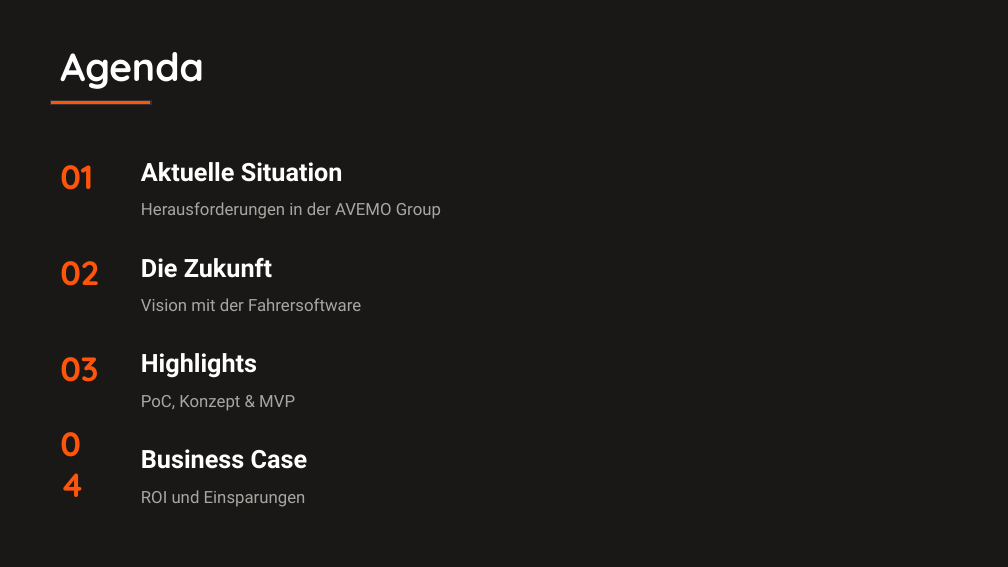
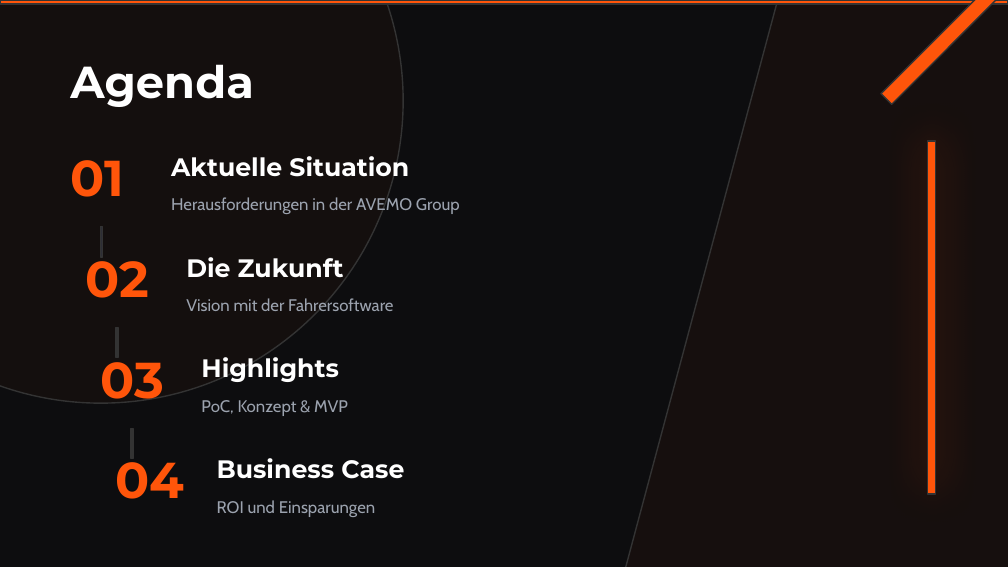
Before and after one commit to 0verhead/fahrerplanung-presentation, a slide deck: slide 2 of output/fahrersoftware-magnum-opus.pptx. Drawn at 1008x567 pixels with LibreOffice and Linux fonts; fonts in the diff are those of the drawing. Boxes give left, top, right and bottom in pixels: in the first picture for what was removed or moved away, otherwise in the second. Text is boxed around its words. In the diff, an @@ line names an element or a change of style, - is before the commit and + after.

```diff
--- a/output/fahrersoftware-magnum-opus.pptx
+++ b/output/fahrersoftware-magnum-opus.pptx
@@ background #1A1816 to #0D0D0F @@
@@ ellipse added at (0, 0, 403, 403), fill #FF550A at 3% opacity, outline #333333 1 pt @@
@@ rectangle added at (0, 0, 1008, 4), fill #FF550A, outline #333333 1 pt @@
@@ rectangle added at (610, 0, 1008, 567), fill #FF550A at 4% opacity, outline #333333 1 pt @@
@@ rectangle added at (881, 0, 1008, 104), fill #FF550A, outline #333333 1 pt @@
@@ text "Agenda": place and size @@
-text "Agenda" at (60, 52, 204, 89)
+text "Agenda" at (70, 64, 254, 107)
@@ text "Agenda" at (70, 64, 254, 107): size 28 to 32 pt, font Quicksand to Montserrat @@
@@ rectangle removed at (50, 101, 151, 105) @@
@@ text "01": place and size @@
-text "01" at (60, 165, 93, 190)
+text "01" at (70, 160, 124, 197)
@@ text "Aktuelle Situation": place and size @@
-text "Aktuelle Situation" at (141, 162, 343, 182)
+text "Aktuelle Situation" at (171, 156, 409, 177)
@@ rectangle added at (927, 141, 935, 494), fill #FF550A, outline #333333 1 pt @@
@@ text "Herausforderungen in der AVEMO Group": place and size @@
-text "Herausforderungen in der AVEMO Group" at (141, 202, 441, 219)
+text "Herausforderungen in der AVEMO Group" at (171, 197, 460, 214)
@@ rectangle added at (101, 227, 103, 257), fill #2D2D35, outline #333333 1 pt @@
@@ text "02": place and size @@
-text "02" at (60, 261, 99, 286)
+text "02" at (85, 261, 149, 298)
@@ text "Die Zukunft": place and size @@
-text "Die Zukunft" at (141, 258, 272, 278)
+text "Die Zukunft" at (186, 257, 344, 278)
@@ text "Vision mit der Fahrersoftware": place and size @@
-text "Vision mit der Fahrersoftware" at (141, 298, 361, 311)
+text "Vision mit der Fahrersoftware" at (186, 298, 393, 311)
@@ rectangle added at (116, 328, 118, 358), fill #2D2D35, outline #333333 1 pt @@
@@ text "03": place and size @@
-text "03" at (60, 357, 98, 382)
+text "03" at (101, 362, 165, 399)
@@ text "Highlights": place and size @@
-text "Highlights" at (141, 353, 257, 378)
+text "Highlights" at (201, 357, 339, 382)
@@ text "PoC, Konzept & MVP": place and size @@
-text "PoC, Konzept & MVP" at (141, 395, 295, 411)
+text "PoC, Konzept & MVP" at (201, 400, 348, 416)
@@ size 24 to 36 pt, font Quicksand to Montserrat in 4 elements at (70, 160, 124, 197), (85, 261, 149, 298), (101, 362, 165, 399), (116, 462, 185, 499) @@
@@ text "04": place and size @@
-text "04" at (50, 438, 111, 489)
+text "04" at (116, 462, 185, 499)
@@ rectangle added at (131, 428, 133, 459), fill #2D2D35, outline #333333 1 pt @@
@@ font Roboto to Montserrat in 4 elements at (171, 156, 409, 177), (186, 257, 344, 278), (201, 357, 339, 382), (217, 458, 404, 479) @@
@@ text "Business Case": place and size @@
-text "Business Case" at (141, 449, 308, 469)
+text "Business Case" at (217, 458, 404, 479)
@@ font Roboto to Cabin, text colour #A8A5A2 to #9CA3AF in 4 elements at (171, 197, 460, 214), (186, 298, 393, 311), (201, 400, 348, 416), (217, 500, 375, 517) @@
@@ text "ROI und Einsparungen": place and size @@
-text "ROI und Einsparungen" at (141, 490, 306, 507)
+text "ROI und Einsparungen" at (217, 500, 375, 517)
```
Also in this commit, not shown: 11 other slides changed, 1 other file.
